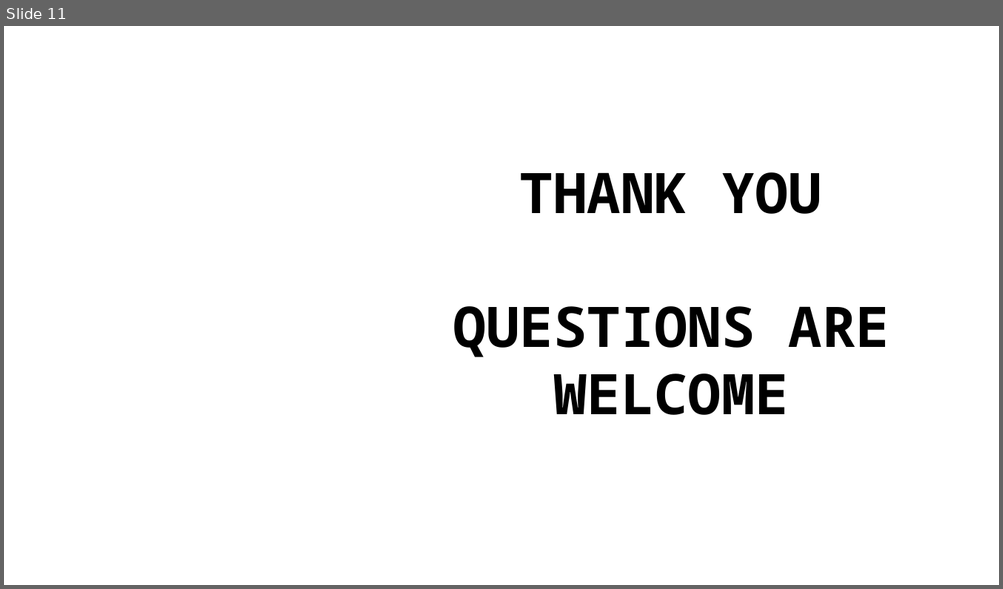
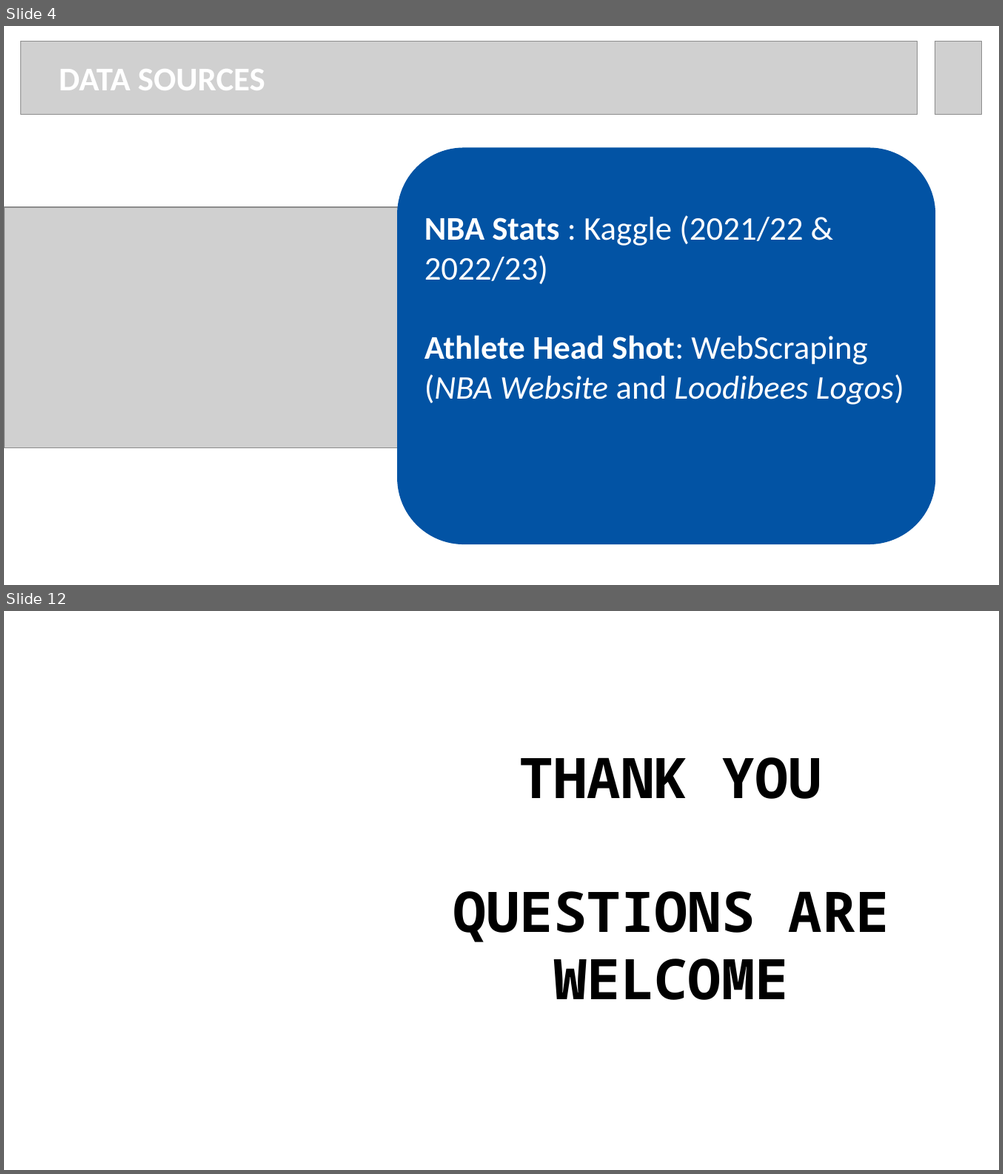
Before and after one commit to rmertoztop/project_4, a slide deck: Resources/NBA Project PPT.pptx. Shown one above the other, each under a label of ours: slide 11 before the commit, slides 4 and 12 after it; the slides between them are not shown. The pictures are 1003x589 and 1003x1174 pixels, drawn with LibreOffice and Linux fonts; fonts in the diff are those of the drawing; grey boxes stand for pictures; background and template pictures are left out. Boxes give left, top, right and bottom in pixels: in the first picture for what was removed or moved away, otherwise in the second. Text is boxed around its words. In the diff, an @@ line names an element or a change of style, - is before the commit and + after.

```diff
--- a/Resources/NBA Project PPT.pptx
+++ b/Resources/NBA Project PPT.pptx
@@ slide 4 added at box(4, 26, 999, 585), background #FFFFFF @@
@@ picture added at box(21, 41, 917, 114) @@
@@ picture added at box(935, 41, 982, 114) @@
@@ text added at box(59, 69, 265, 90), 32 pt, text #FFFFFF, bold @@
+DATA SOURCES
@@ rounded rectangle added at box(398, 148, 935, 545), fill #0253A4, outline #0253A4 1 pt, 32 pt, text #FFFFFF @@
+NBA Stats : Kaggle (2021/22 & 2022/23)
+Athlete Head Shot: WebScraping (NBA Website and Loodibees Logos)
@@ picture added at box(4, 207, 463, 449) @@
@@ rectangle added at box(4, 472, 407, 570), fill #FFFFFF, outline #FFFFFF 1 pt @@
@@ what was slide 11 is now slide 12 @@
```
Also in this commit, not shown: 5 slides changed, 5 other slides added, 5 slides removed, 2 other files.
